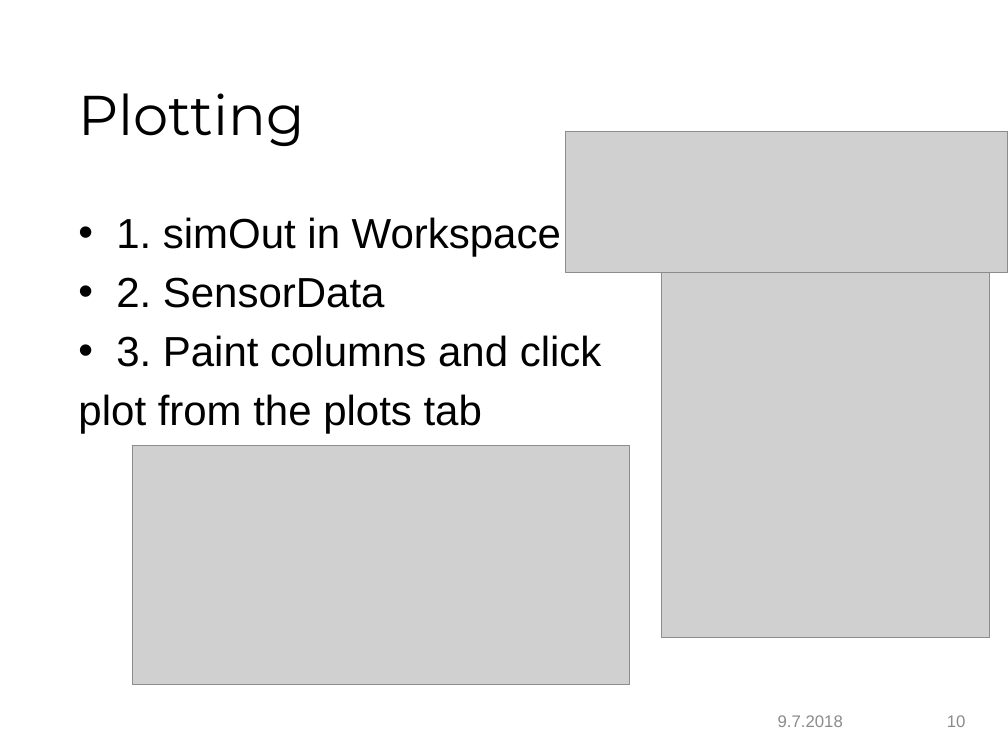
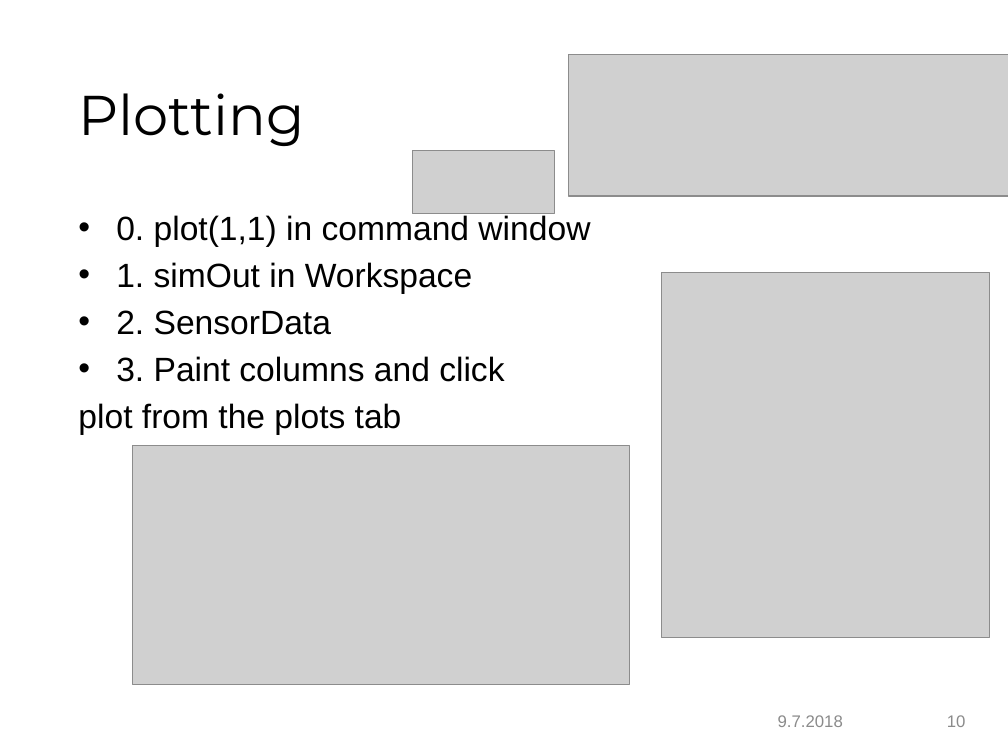
Before and after one commit to AariaRobot/Joystick-Control, a slide deck: slide 10 of AariaJoystick.pptx. Drawn at 1008x756 pixels with LibreOffice and Linux fonts; fonts in the diff are those of the drawing; grey boxes stand for pictures; background and template pictures are left out. Boxes give left, top, right and bottom in pixels: in the first picture for what was removed or moved away, otherwise in the second. Text is boxed around its words. In the diff, an @@ line names an element or a change of style, - is before the commit and + after.

```diff
--- a/AariaJoystick.pptx
+++ b/AariaJoystick.pptx
@@ picture: place and size @@
-picture at [565,131,1008,272]
+picture at [569,54,1008,196]
@@ picture added at [412,150,554,213] @@
@@ text at [116,213,590,247]: paragraph added @@
+• 0. plot(1,1) in command window
@@ text at [78,262,504,435]: size 30 to 24 pt in "1. simOut in Workspace", "2. SensorData", "3. Paint columns and click", "plot from the plots tab"; less space between paragraphs @@
```
